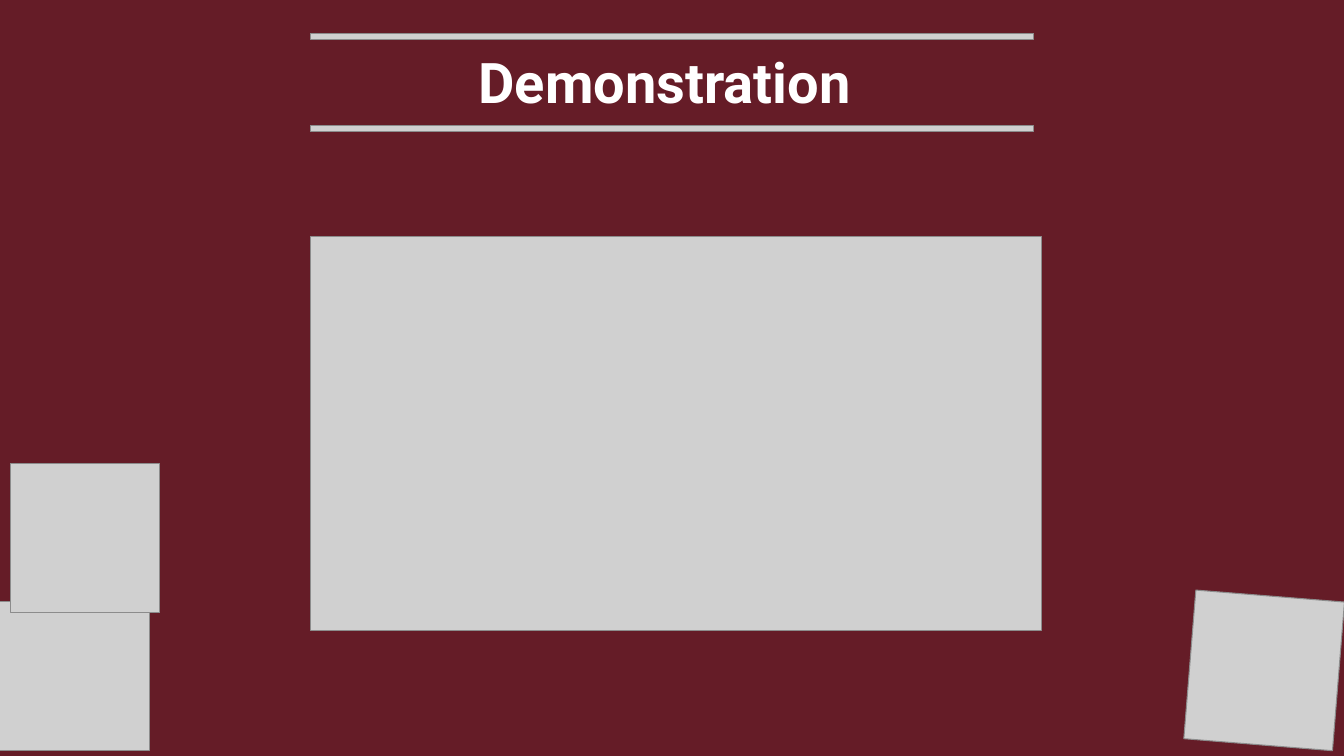
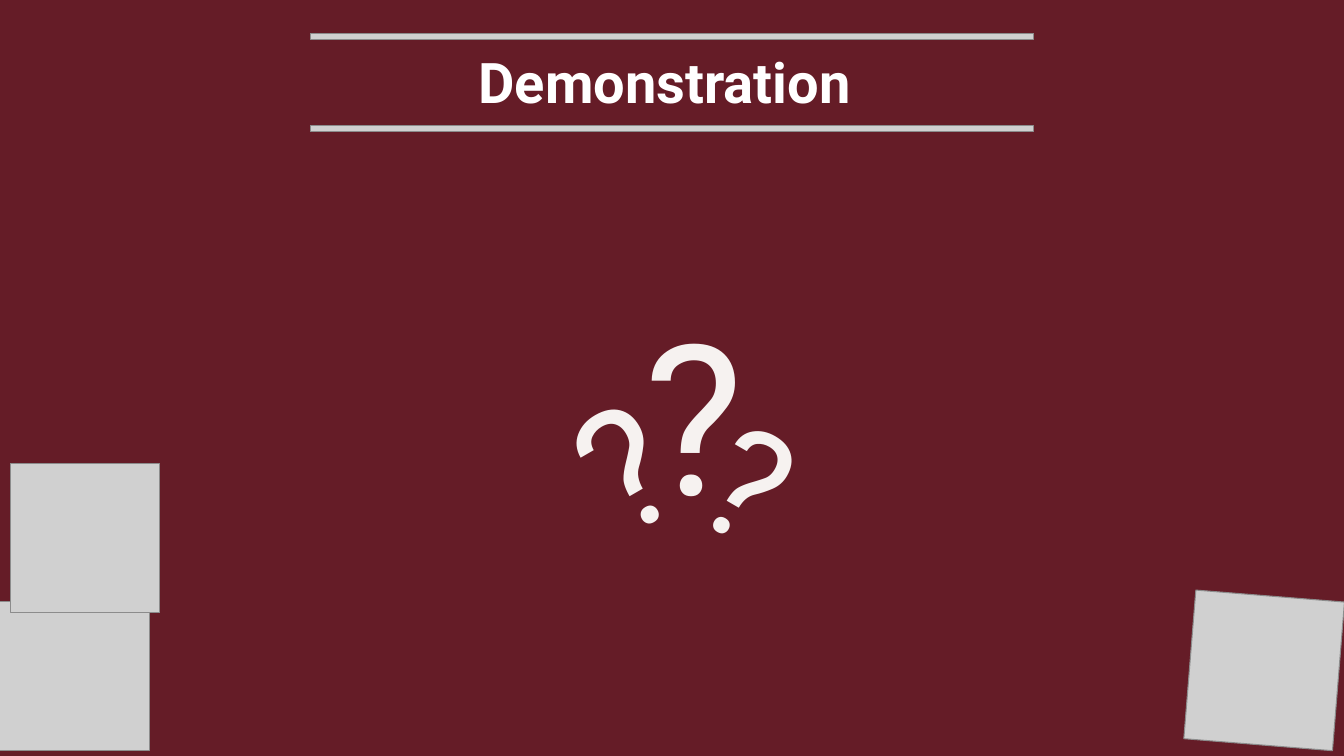
Before and after one commit to PIPetkova19/res-novas, a slide deck: slide 8 of Documents/Presentation.pptx. Drawn at 1344x756 pixels with LibreOffice and Linux fonts; fonts in the diff are those of the drawing; grey boxes stand for pictures; background and template pictures are left out. Boxes give left, top, right and bottom in pixels: in the first picture for what was removed or moved away, otherwise in the second. Text is boxed around its words. In the diff, an @@ line names an element or a change of style, - is before the commit and + after.

```diff
--- a/Documents/Presentation.pptx
+++ b/Documents/Presentation.pptx
@@ picture removed at [311,236,1043,630] @@
@@ text added at [634,280,767,545], 150 pt, text #F6F2F0 @@
+?
@@ text added at [527,329,749,581], 120 pt, text #F6F2F0 @@
+?
@@ text added at [660,372,874,609], 110 pt, text #F6F2F0 @@
+?
```
Also in this commit, not shown: 7 other slides changed.
